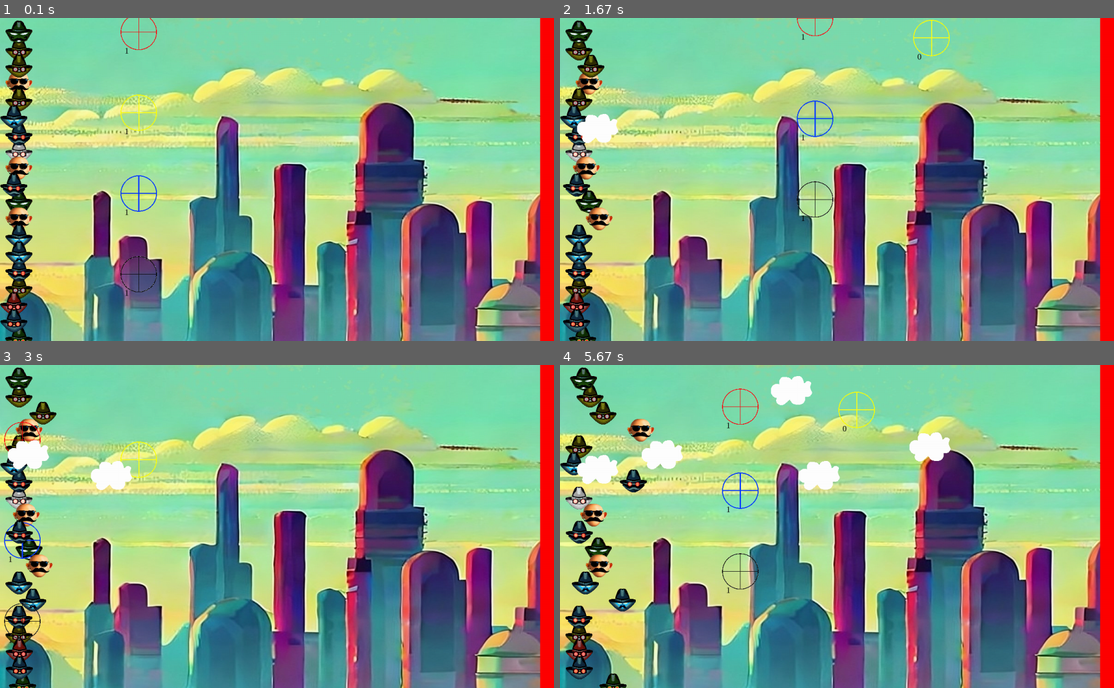
Above: before the commit, frames 1-4 (two rows, left to right).
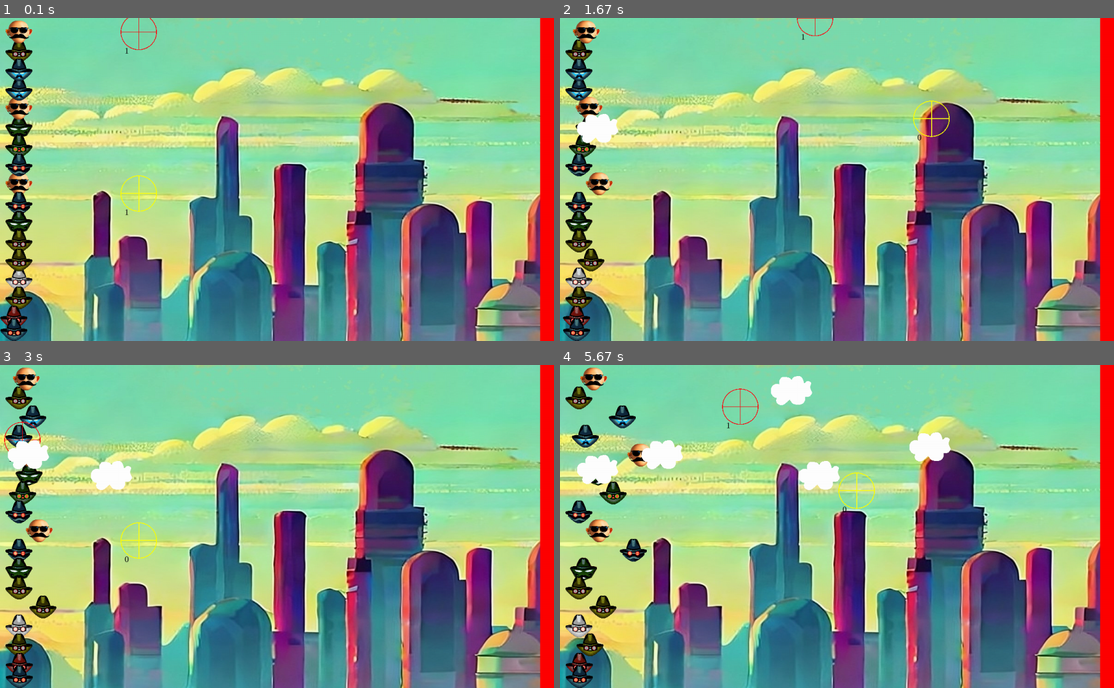
Above: after the commit, the same moments.

Repository: RasmusKlinkJoerg/InGUNito
Game: pygame game, started from main.py
Same seed, same stepped clock (60 frames per second), same inputs: the game is played once before the commit and once after it.
Inputs:
- Up to frame 1 (0.1 s): no input
- Up to frame 2 (1.67 s): hold Right 0.33-0.8 s; hold Up 0.83-1.13 s; hold W 0.83-1.13 s; tap Space at 0.9, 1.23, 1.53 s; tap - at 0.98 s; hold Right 1.17-1.63 s; hold D 1.17-1.63 s
- Up to frame 3 (3 s): hold Left 1.67-2.2 s; hold A 1.67-2.2 s; tap Space at 1.73, 2.03, 2.3, 2.63, 2.93 s; hold Down 2.23-2.53 s; hold S 2.23-2.53 s; tap - at 2.38 s; hold Left 2.57-2.97 s; hold A 2.57-2.97 s
- Up to frame 4 (5.67 s): hold Up 3-3.37 s; hold W 3-3.37 s; tap Space at 3.07, 3.47, 3.77, 4.13, 4.53, 4.83, 5.03, 5.33, 5.53 s; hold Right 3.4-4.03 s; hold D 3.4-4.03 s; tap - at 3.55, 5.12 s; hold Down 4.07-4.43 s; hold S 4.07-4.43 s; tap , at 4.22, 5.62 s; hold Left 4.47-4.93 s; hold A 4.47-4.93 s; hold Right 4.97-5.43 s; hold D 4.97-5.43 s; hold Up from 5.47 s (still down); hold W from 5.47 s (still down)

The runs differ from the first frame. In frame 1, 4.2% of the frame differs, in the area x 0-29%, y 0-100%; in frame 2, 5.2%; in frame 3, 4.9%; in frame 4, 6.4%, in the area x 0-57%, y 0-100%.

Commit message:
refactor

Diff:
--- a/Bot.py
+++ b/Bot.py
@@ -4,17 +4,19 @@
 import utilities
 from utilities import get_random_guy_sprite_path
 
+import config
+
 # Import random for random numbers
 import random
 
 # Define constants for the screen width and height
-SCREEN_WIDTH = utilities.SCREEN_WIDTH
-SCREEN_HEIGHT = utilities.SCREEN_HEIGHT
+SCREEN_WIDTH = config.SCREEN_WIDTH
+SCREEN_HEIGHT = config.SCREEN_HEIGHT
 
-WALKING_SPEED = utilities.WALKING_SPEED
+WALKING_SPEED = config.WALKING_SPEED
 
-NUMBER_OF_PLAYERS = utilities.NUMBER_OF_PLAYERS
-NUMBER_OF_BOTS = utilities.NUMBER_OF_BOTS
+NUMBER_OF_PLAYERS = config.NUMBER_OF_PLAYERS
+NUMBER_OF_BOTS = config.NUMBER_OF_BOTS
 
 number_of_units = utilities.number_of_units
 
--- a/Cloud.py
+++ b/Cloud.py
@@ -8,12 +8,13 @@
 # Import random for random numbers
 import random
 
+import config
 import utilities
 
 
 # Define constants for the screen width and height
-SCREEN_WIDTH = utilities.SCREEN_WIDTH
-SCREEN_HEIGHT = utilities.SCREEN_HEIGHT
+SCREEN_WIDTH = config.SCREEN_WIDTH
+SCREEN_HEIGHT = config.SCREEN_HEIGHT
 
 screen = utilities.screen
 
--- a/FinishLine.py
+++ b/FinishLine.py
@@ -2,7 +2,7 @@
 # Import the pygame module
 import pygame as pg
 
-
+import config
 import utilities
 from utilities import get_random_guy_sprite_path
 
@@ -10,8 +10,8 @@
 red = utilities.red
 
 # Define constants for the screen width and height
-SCREEN_WIDTH = utilities.SCREEN_WIDTH
-SCREEN_HEIGHT = utilities.SCREEN_HEIGHT
+SCREEN_WIDTH = config.SCREEN_WIDTH
+SCREEN_HEIGHT = config.SCREEN_HEIGHT
 
 
 class FinishLine(pg.sprite.Sprite):
--- a/Player.py
+++ b/Player.py
@@ -4,16 +4,17 @@
 # Import pygame.locals for easier access to key coordinates
 from pygame.locals import *
 
+import config
 import utilities
 from utilities import get_random_guy_sprite_path
 
 
 # Define constants for the screen width and height
-SCREEN_WIDTH = utilities.SCREEN_WIDTH
-SCREEN_HEIGHT = utilities.SCREEN_HEIGHT
+SCREEN_WIDTH = config.SCREEN_WIDTH
+SCREEN_HEIGHT = config.SCREEN_HEIGHT
 
-WALKING_SPEED = utilities.WALKING_SPEED
-RUNNING_SPEED = utilities.RUNNING_SPEED
+WALKING_SPEED = config.WALKING_SPEED
+RUNNING_SPEED = config.RUNNING_SPEED
 
 number_of_units = utilities.number_of_units
 
@@ -54,15 +55,15 @@
             self.rect.move_ip(speed, 0)
 
         ####################################
-        # Players controlled with Joystick #
+        # Players controlled with Keyboard #
         ####################################
         if len(pressed_keys) > 0:
-            # Player 2
+            # Player 1
             left_key = K_COMMA
             right_key = K_MINUS
             running_key = K_PERIOD
 
-            # Player 3
+            # Player 2
             if self.player_number == 2:
                 left_key = K_r
                 right_key = K_y
--- a/Scope.py
+++ b/Scope.py
@@ -4,6 +4,7 @@
 # Import pygame.locals for easier access to key coordinates
 from pygame.locals import *
 
+import config
 import utilities
 
 
@@ -12,10 +13,10 @@
 black = utilities.black
 
 # Define constants for the screen width and height
-SCREEN_WIDTH = utilities.SCREEN_WIDTH
-SCREEN_HEIGHT = utilities.SCREEN_HEIGHT
+SCREEN_WIDTH = config.SCREEN_WIDTH
+SCREEN_HEIGHT = config.SCREEN_HEIGHT
 
-NUMBER_OF_PLAYERS = utilities.NUMBER_OF_PLAYERS
+NUMBER_OF_PLAYERS = config.NUMBER_OF_PLAYERS
 
 screen = utilities.screen
 
--- /dev/null
+++ b/config.py
@@ -0,0 +1,9 @@
+# Define constants for the screen width and height
+SCREEN_WIDTH = 1200#1700
+SCREEN_HEIGHT = 700#900
+
+WALKING_SPEED = 2
+RUNNING_SPEED = 4
+
+NUMBER_OF_PLAYERS = 2
+NUMBER_OF_BOTS = 15
--- a/main.py
+++ b/main.py
@@ -4,6 +4,7 @@
 # Import pygame.locals for easier access to key coordinates
 from pygame.locals import *
 
+import config
 import utilities
 from Bot import Bot
 from Cloud import Cloud
@@ -18,7 +19,7 @@
     print(joystick.get_name())
 
 # Constants
-NUMBER_OF_PLAYERS = utilities.NUMBER_OF_PLAYERS
+NUMBER_OF_PLAYERS = config.NUMBER_OF_PLAYERS
 number_of_units = utilities.number_of_units
 
 # Initialize pg
@@ -101,15 +102,30 @@
     motions = [motion, motion2]
 
     for i, js in enumerate(joysticks):
-        player_map[i].update(player_walking=js.get_button(0), player_running=js.get_button(3))
+        if js.get_name() == "Rock Candy Wireless Gamepad for PS3":
+            player_walking = js.get_button(1)
+            player_running = js.get_button(3)
+            shooting = js.get_button(4) or js.get_button(5)
+        elif js.get_name() == "PS4 Controller":
+            player_walking = js.get_button(0)
+            player_running = js.get_button(3)
+            shooting = js.get_button(9) or js.get_button(10)
+        else:
+            print("!!!!!!XXXXXX---------- Unknown controller ----------XXXXXX!!!!!!")
+            player_walking = js.get_button(0)
+            player_running = js.get_button(3)
+            shooting = js.get_button(4) or js.get_button(5) or js.get_button(9) or js.get_button(10)
+        player_map[i].update(player_walking=player_walking, player_running=player_running)
         # Shooting with left or right bumper button (i.e L1/LB and R1/RB)
         # on PS4 controllers it is js.get_button(9) or js.get_button(10)
-        # on Xbox 360 controllers it is js.get_button(4) or js.get_button(5)
-        shooting = js.get_button(4) or js.get_button(5) or js.get_button(9) or js.get_button(10)
+        # on Xbox 360 (rockcandy ps3) controllers it is js.get_button(4) or js.get_button(5)
         scope_map[i].update(players, bots, scopes, scope_motion=motions[i], shooting=shooting)
 
     # Look at every event in the queue
     for event in pg.event.get():
+
+        print(event.type)
+
         # Did the user hit a key?
         if event.type == KEYDOWN:
             # Was it the Escape key? If so, stop the loop
@@ -147,14 +163,21 @@
 
         elif event.type == JOYHATMOTION:
             print(event)
-        elif event.type == CONTROLLER_AXIS_TRIGGERRIGHT or CONTROLLER_AXIS_TRIGGERLEFT:
-            print(event)
+
         elif event.type == JOYDEVICEADDED:
             joysticks = [pg.joystick.Joystick(i) for i in range(pg.joystick.get_count())]
             for joystick in joysticks:
-                print(joystick.get_name())
+                print("Joystic name: ", joystick.get_name())
+
         elif event.type == JOYDEVICEREMOVED:
             joysticks = [pg.joystick.Joystick(i) for i in range(pg.joystick.get_count())]
+            for joystick in joysticks:
+                print("Joystic name: ", joystick.get_name())
+
+        elif event.type == CONTROLLER_AXIS_TRIGGERRIGHT or CONTROLLER_AXIS_TRIGGERLEFT:
+            # print("TRIGGER BAM BANG", event)
+            # print(event)
+            pass
 
     # Update players controlled by keyboard. Get the set of keys pressed and check for user input
     pressed_keys = pg.key.get_pressed()
--- a/utilities.py
+++ b/utilities.py
@@ -1,4 +1,6 @@
 import pygame as pg
+
+import config
 
 # Import random for random numbers
 import random
@@ -9,23 +11,15 @@
 red = (255, 0, 0)
 black = (0, 0, 0)
 
-# Define constants for the screen width and height
-SCREEN_WIDTH = 1200#1700
-SCREEN_HEIGHT = 700#900
 
-WALKING_SPEED = 2
-RUNNING_SPEED = 4
 
-NUMBER_OF_PLAYERS = 4
-NUMBER_OF_BOTS = 15
-
-number_of_units = NUMBER_OF_PLAYERS + NUMBER_OF_BOTS
+number_of_units = config.NUMBER_OF_PLAYERS + config.NUMBER_OF_BOTS
 
 unit_permutation = random.sample(list(range(number_of_units)), number_of_units)
 
 # Create the screen object
 # The size is determined by the constant SCREEN_WIDTH and SCREEN_HEIGHT
-screen = pg.display.set_mode((SCREEN_WIDTH, SCREEN_HEIGHT))
+screen = pg.display.set_mode((config.SCREEN_WIDTH, config.SCREEN_HEIGHT))
 
 
 # Setup for sounds, defaults are good
Not shown, changed: simplePlaneGame/readme.md
Not shown, changed: todo_and_ideas
